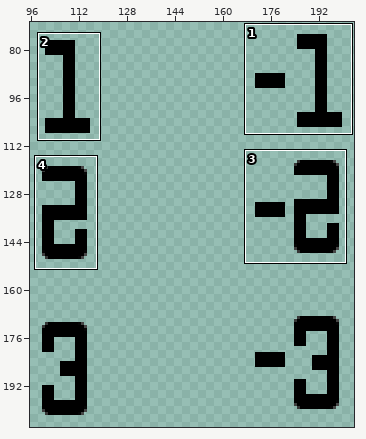
Two states of a sprite sheet, Sudoku/Assets/Sprites/rusfont positive negative.png. Above, an overview of the earlier version with the close-up marked.
Close-up. As it was:
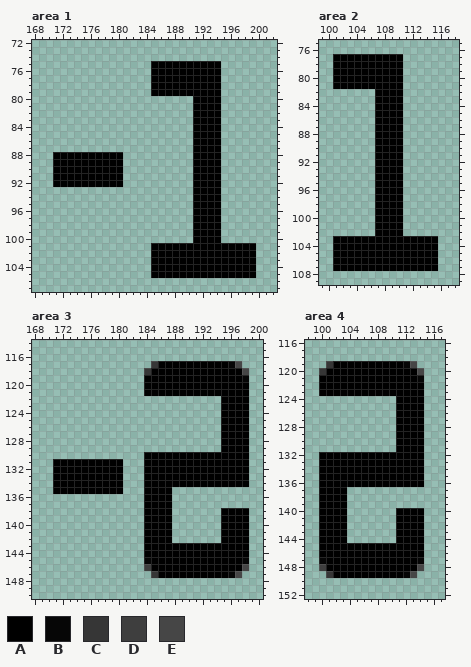
The file is 300x300 pixels. Colours within 5 levels of each other are drawn and written as one. Shown: area 1: x 168..202, y 72..107; area 2: x 99..118, y 75..109; area 3: x 168..200, y 114..150; area 4: x 98..117, y 116..152. The wide view leaves out empty margins. The commit also changed other parts of the picture, which this record leaves out.
Palette (. is transparent): A #000000  B #060606  C #363636  D #3e3e3e  E #464646
After:
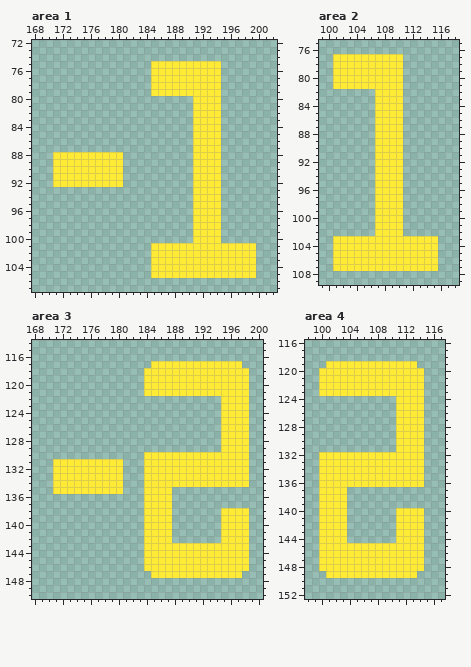
Difference:
{"colour":"A","old":"#000000","new":"#ffea35"}
{"where": "area 3"}
{"y":117,"x":185,"old":"C","new":"A"}
{"y":117,"x":196,"old":"BE","new":"AA"}
{"y":118,"x":184,"old":"C","new":"A"}
{"y":118,"x":198,"old":"E","new":"A"}
{"y":119,"x":198,"old":"B","new":"A"}
{"y":145,"x":184,"old":"B","new":"A"}
{"y":145,"x":198,"old":"B","new":"A"}
{"y":146,"x":184,"old":"D","new":"A"}
{"y":146,"x":198,"old":"E","new":"A"}
{"y":147,"x":185,"old":"C","new":"A"}
{"y":147,"x":196,"old":"BE","new":"AA"}
{"where": "area 4"}
{"y":119,"x":101,"old":"C","new":"A"}
{"y":119,"x":112,"old":"BE","new":"AA"}
{"y":120,"x":100,"old":"C","new":"A"}
{"y":120,"x":114,"old":"E","new":"A"}
{"y":121,"x":114,"old":"B","new":"A"}
{"y":147,"x":100,"old":"B","new":"A"}
{"y":147,"x":114,"old":"B","new":"A"}
{"y":148,"x":100,"old":"D","new":"A"}
{"y":148,"x":114,"old":"E","new":"A"}
{"y":149,"x":101,"old":"C","new":"A"}
{"y":149,"x":112,"old":"BE","new":"AA"}
{"label":"changed","picture_box":[151,61,256,278]}
{"label":"changed","picture_box":[53,152,123,187]}
{"label":"changed","picture_box":[333,54,438,271]}
{"label":"changed","picture_box":[53,361,249,578]}
{"label":"changed","picture_box":[319,361,424,578]}
